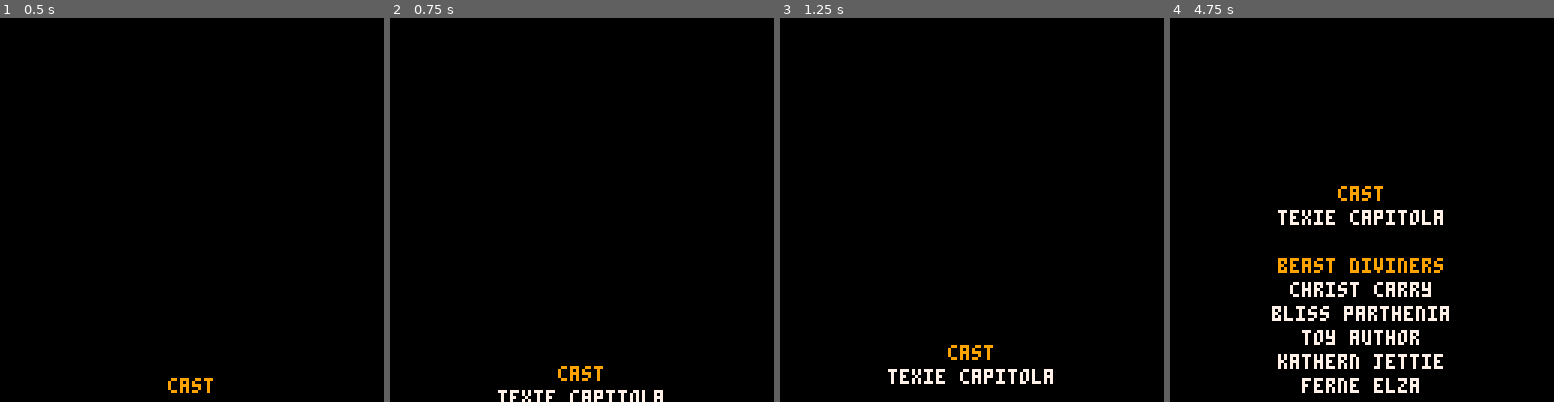
Above: before the commit, frames 1-4 (left to right).
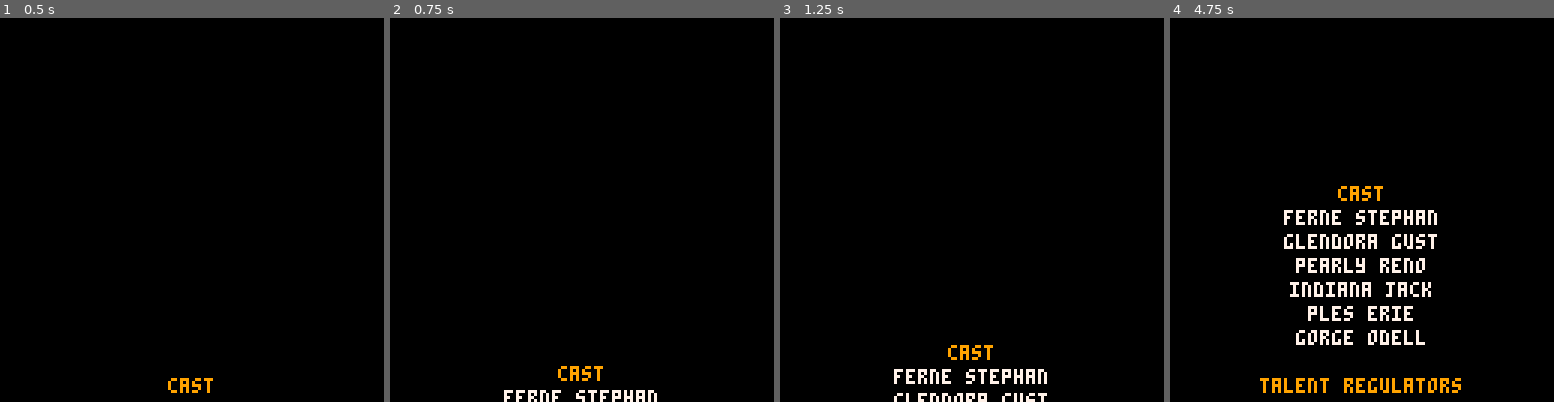
Above: after the commit, the same moments.

Repository: percentcer/infinite-credits
Game: PICO-8 cartridge infcred.p8
The game is run twice, just before and just after one commit, with the same random seed, the same clock (stepped at 60 frames per second) and the same inputs.
Inputs:
- Up to frame 1 (0.5 s): no input
- Up to frame 2 (0.75 s): no input
- Up to frame 3 (1.25 s): no input
- Up to frame 4 (4.75 s): no input

Frame 1 is identical in both runs. In frame 2, 0.7% of the frame differs, in the area x 28-72%, y 96-100%; in frame 3, 1.2%; in frame 4, 6.4%, in the area x 23-76%, y 50-98%.

Commit message:
Fix memory leak

Diff:
--- a/infcred.p8
+++ b/infcred.p8
@@ -31,15 +30,17 @@
 
 function _update()
 	scroll = (scroll + .5) % 8
-	if(scroll == 0) then
+	if(scroll==0)then
 		deli(buf,1)
-		addperson()
-	elseif rnd() < .01 then
-		add(buf,'')
-		ji = flr(rnd(8))+1
-		ni = flr(rnd(13))+1
-		add(buf,nouns[ni]..' '..jobs[ji])
-		addperson()
+		if(#buf<17)then
+			if(rnd() < .1)then
+				add(buf,'')
+				ni = flr(rnd(#nouns))+1
+				ji = flr(rnd(#jobs))+1
+				add(buf,nouns[ni]..' '..jobs[ji])
+			end
+			addperson()
+		end
 	end
 end
 
@@ -48,10 +49,10 @@
 end
 
 function addperson()
-	 fni = flr(rnd(105))+1
-	 lni = flr(rnd(105))+1
-		comb = fnames[fni]..' '..fnames[lni]
-		add(buf,comb)
+	fni = flr(rnd(#fnames))+1
+	lni = flr(rnd(#fnames))+1
+	comb = fnames[fni]..' '..fnames[lni]
+	add(buf,comb)
 end
 -->8
 fnames = {
